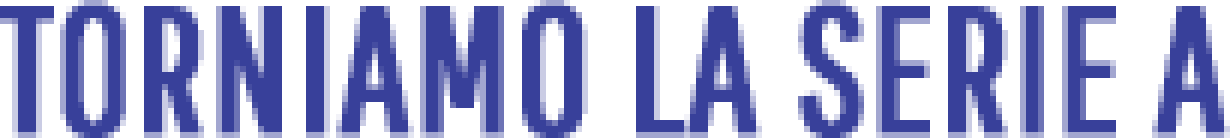
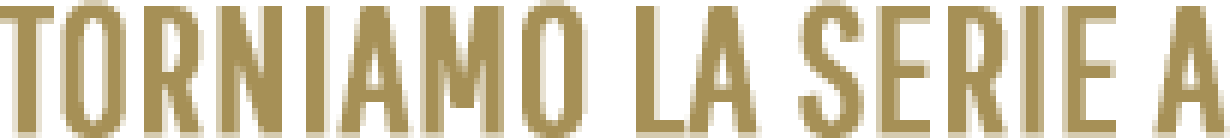
Before/after of a 1230×138 layered artwork. What changed in the layer stack:
added layer "Color Fill 1" above "TORNiAmo LA SERIE A" over [0, 0, 1230, 138]
